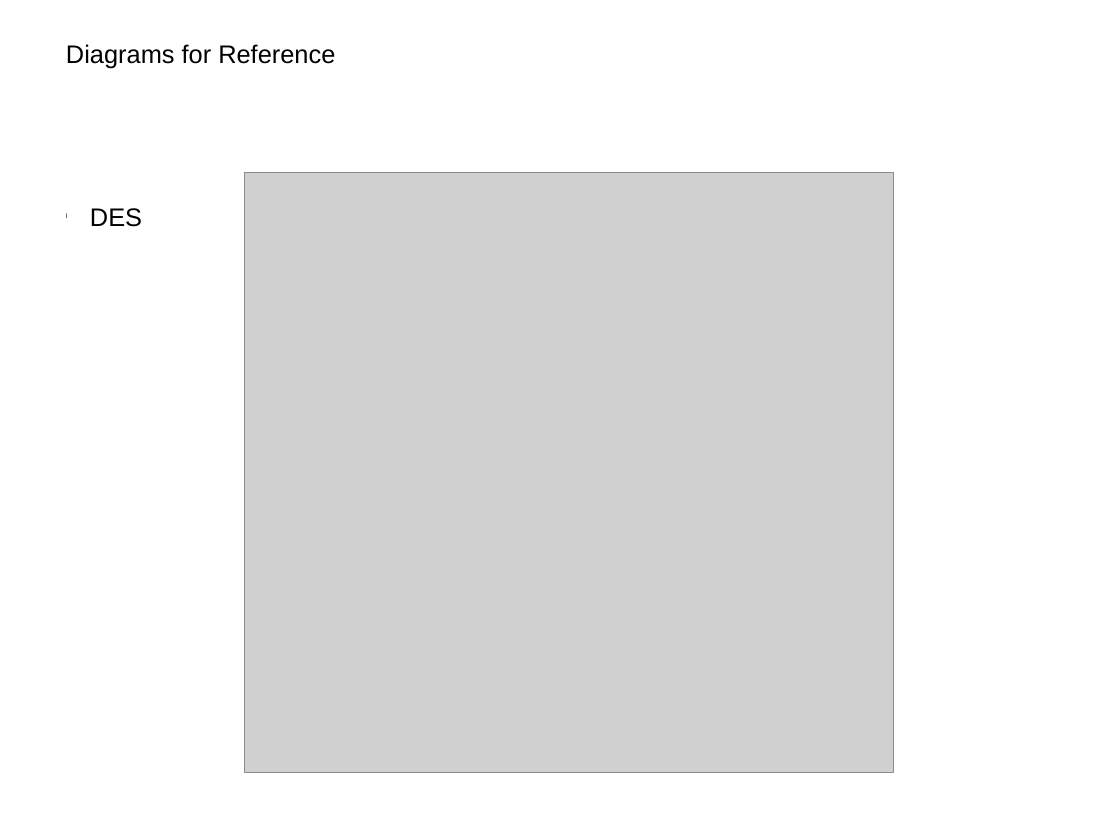
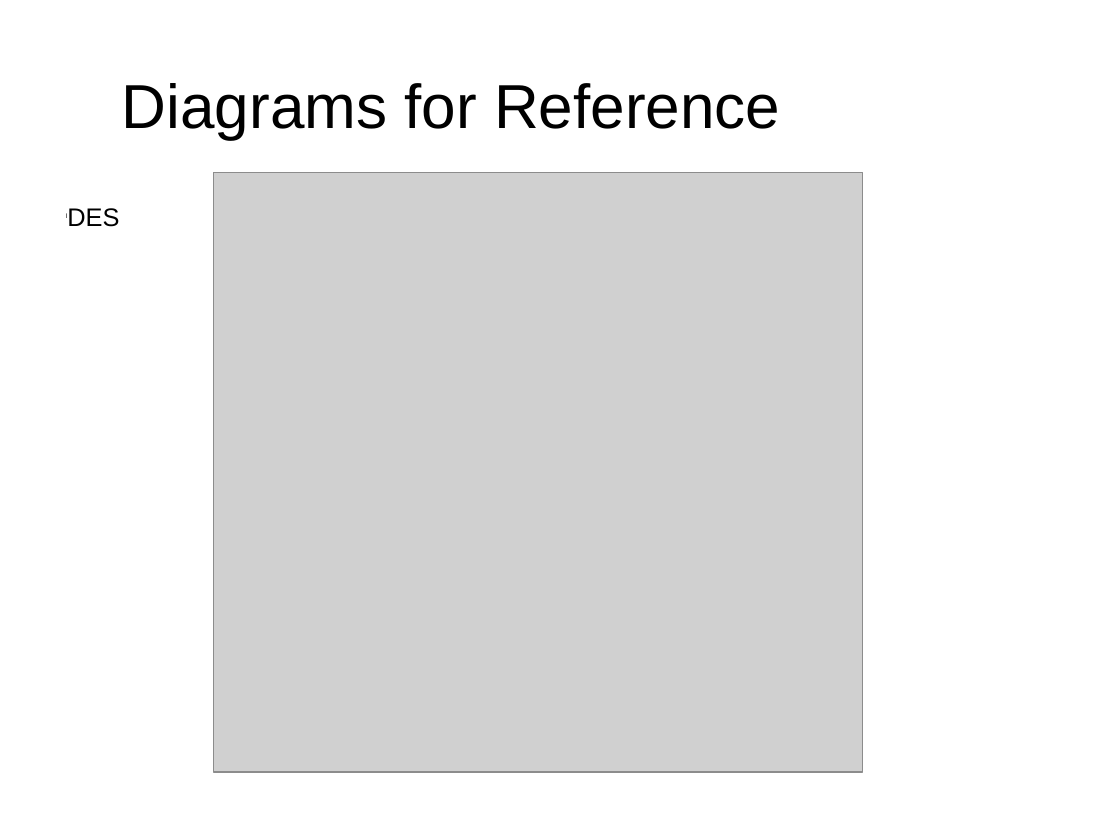
Before and after one commit to xzha/ECCDH3DES, a slide deck: slide 38 of docs/Final Presentation.pptx (slide 27 before the commit). Drawn at 1120x840 pixels with LibreOffice and Linux fonts; fonts in the diff are those of the drawing; grey boxes stand for pictures; background and template pictures are left out. Boxes give left, top, right and bottom in pixels: in the first picture for what was removed or moved away, otherwise in the second. Text is boxed around its words. In the diff, an @@ line names an element or a change of style, - is before the commit and + after.

```diff
--- a/docs/Final Presentation.pptx
+++ b/docs/Final Presentation.pptx
@@ text "Diagrams for Reference": place and size @@
-text "Diagrams for Reference" at (66, 44, 335, 69)
+text "Diagrams for Reference" at (122, 83, 780, 139)
@@ text "Diagrams for Reference" at (122, 83, 780, 139): size 18 to 44 pt @@
@@ picture: place and size @@
-picture at (244, 172, 893, 772)
+picture at (213, 172, 863, 771)
```
Also in this commit, not shown: 24 other slides changed, 17 slides added, 6 slides removed, 1 other file.
